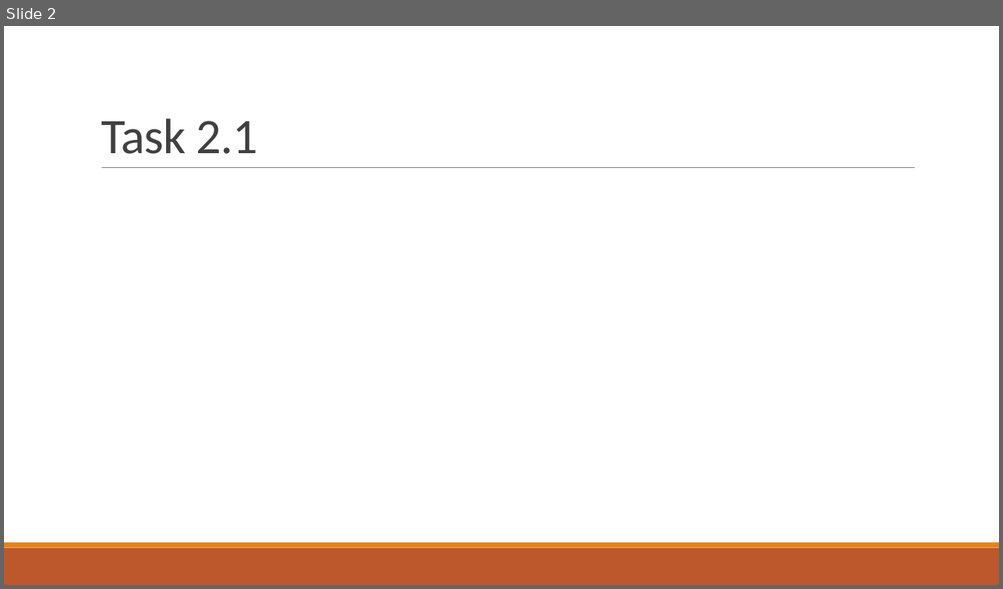
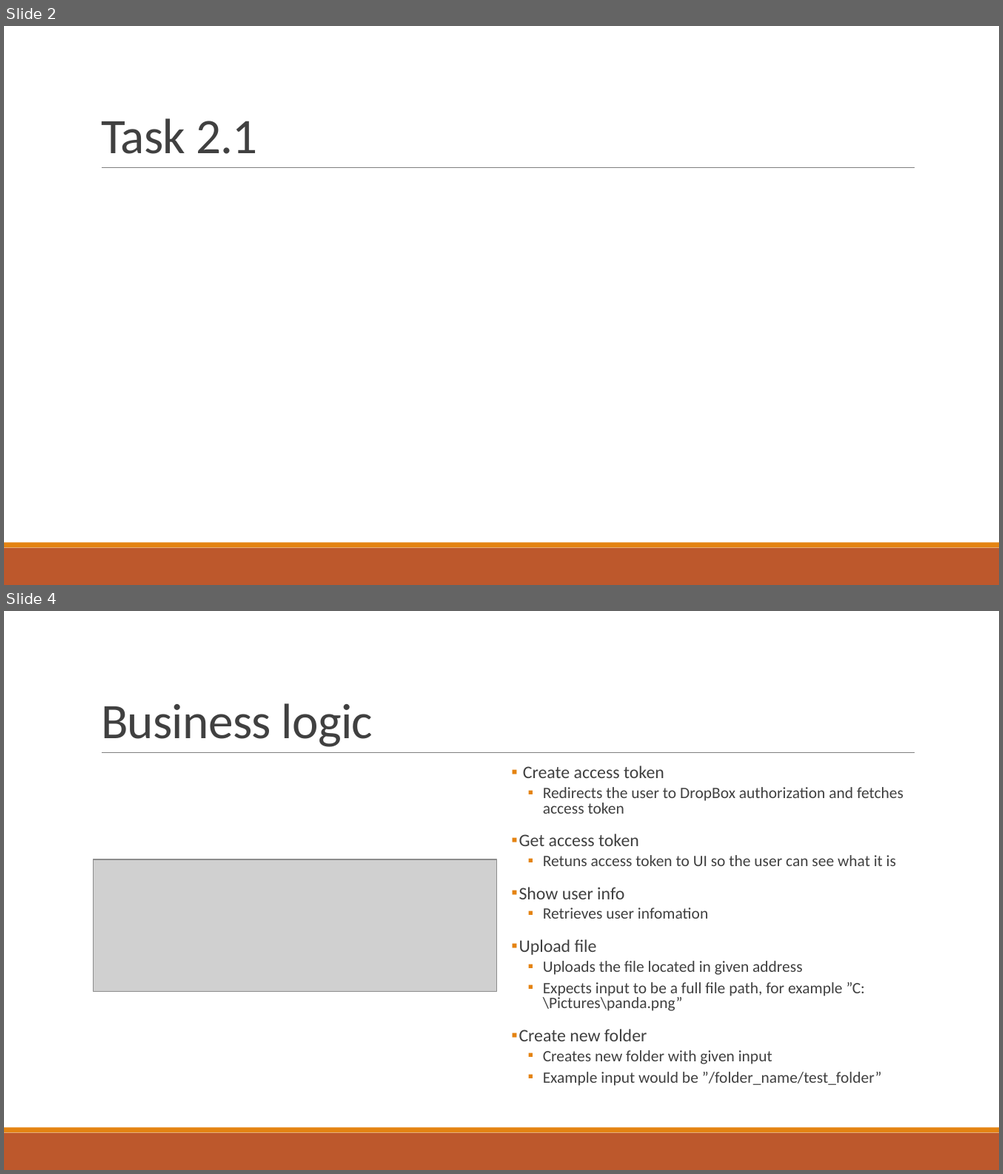
Before and after one commit to Rampastring/ties4560, a slide deck: Task-2/TIES4560 Task 2.pptx. Shown one above the other, each under a label of ours: slide 2 before the commit, slides 2 and 4 after it; the slides between them are not shown. The pictures are 1003x589 and 1003x1174 pixels, drawn with LibreOffice and Linux fonts; fonts in the diff are those of the drawing; grey boxes stand for pictures. Boxes give left, top, right and bottom in pixels: in the first picture for what was removed or moved away, otherwise in the second. Text is boxed around its words. In the diff, an @@ line names an element or a change of style, - is before the commit and + after.

Commit message:
Updated presentation slides

```diff
--- a/Task-2/TIES4560 Task 2.pptx
+++ b/Task-2/TIES4560 Task 2.pptx
@@ slide 4 added at (4, 611, 999, 1170), background #FFFFFF; not listed: 3 template elements that a slide beside it also shows @@
@@ title added at (101, 703, 373, 747), 48 pt, text #404040 @@
+Business logic
@@ text added at (519, 766, 903, 1086), 15.3 pt, text #404040 @@
+▪ Create access token
+  ▪ Redirects the user to DropBox authorization and fetches access token
+▪ Get access token
+  ▪ Retuns access token to UI so the user can see what it is
+▪ Show user info
+  ▪ Retrieves user infomation
+▪ Upload file
+  ▪ Uploads the file located in given address
+  ▪ Expects input to be a full file path, for example ”C:\Pictures\panda.png”
+▪ Create new folder
+  ▪ Creates new folder with given input
+  ▪ Example input would be ”/folder_name/test_folder”
@@ picture added at (94, 860, 496, 991) @@
```
